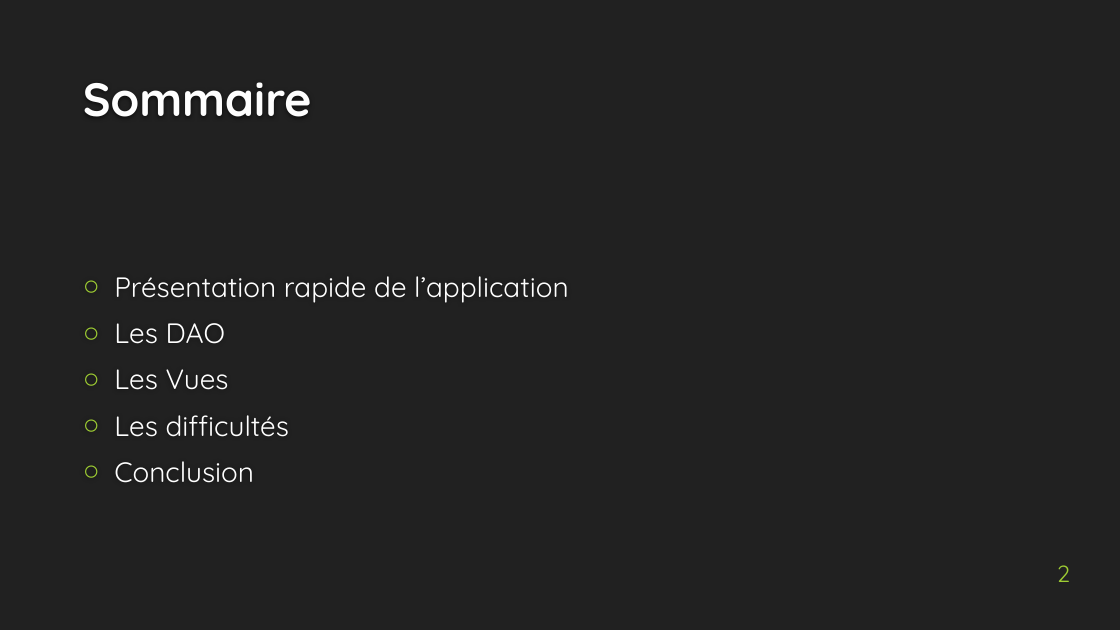
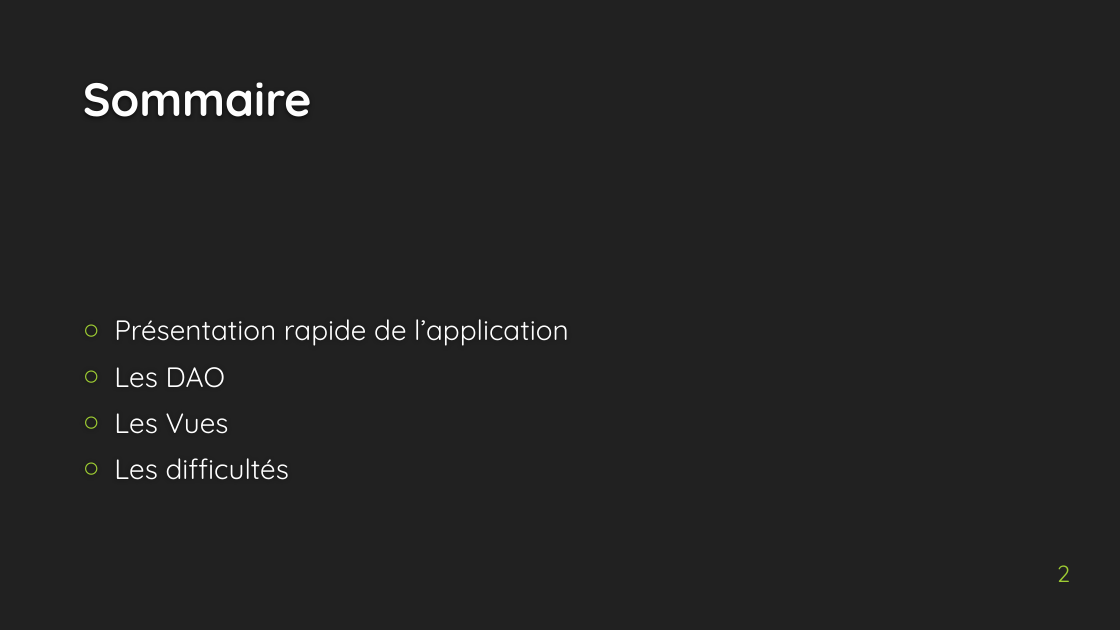
Before and after one commit to Xogiga/JEE_WoTM, a slide deck: slide 2 of presentation_jee.pptx. Drawn at 1120x630 pixels with LibreOffice and Linux fonts; fonts in the diff are those of the drawing; background and template pictures are left out. Boxes give left, top, right and bottom in pixels: in the first picture for what was removed or moved away, otherwise in the second. Text is boxed around its words. In the diff, an @@ line names an element or a change of style, - is before the commit and + after.

```diff
--- a/presentation_jee.pptx
+++ b/presentation_jee.pptx
@@ text at (x1=114, y1=461, x2=254, y2=483): paragraph removed @@
-○ Conclusion
```
Also in this commit, not shown: 3 other slides changed, 2 slides added, 1 slide removed, 14 other files.
